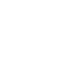
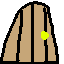
Layers edited between the first and the second 64px x 64px image:
painted on "Layer #2" over [0, 1, 59, 64]
